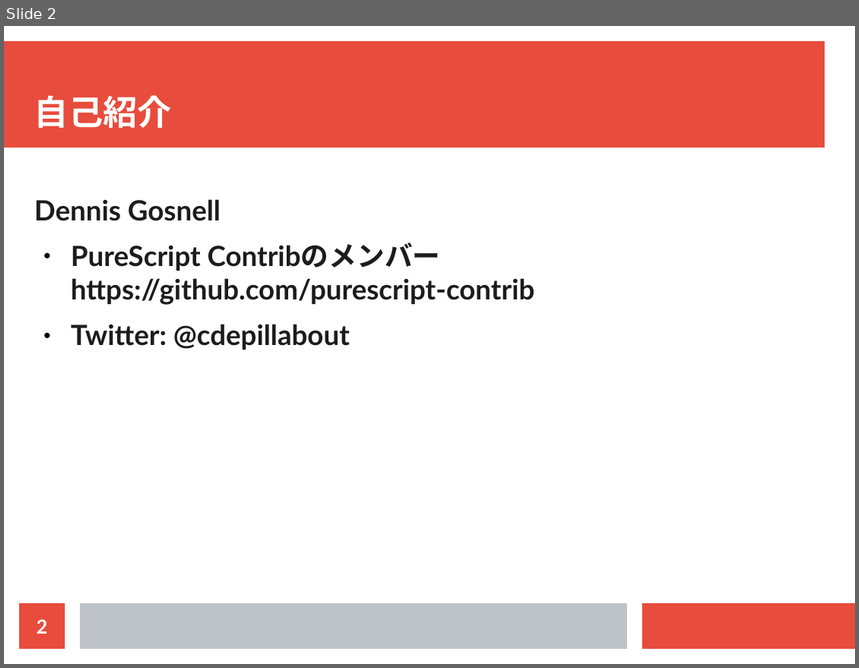
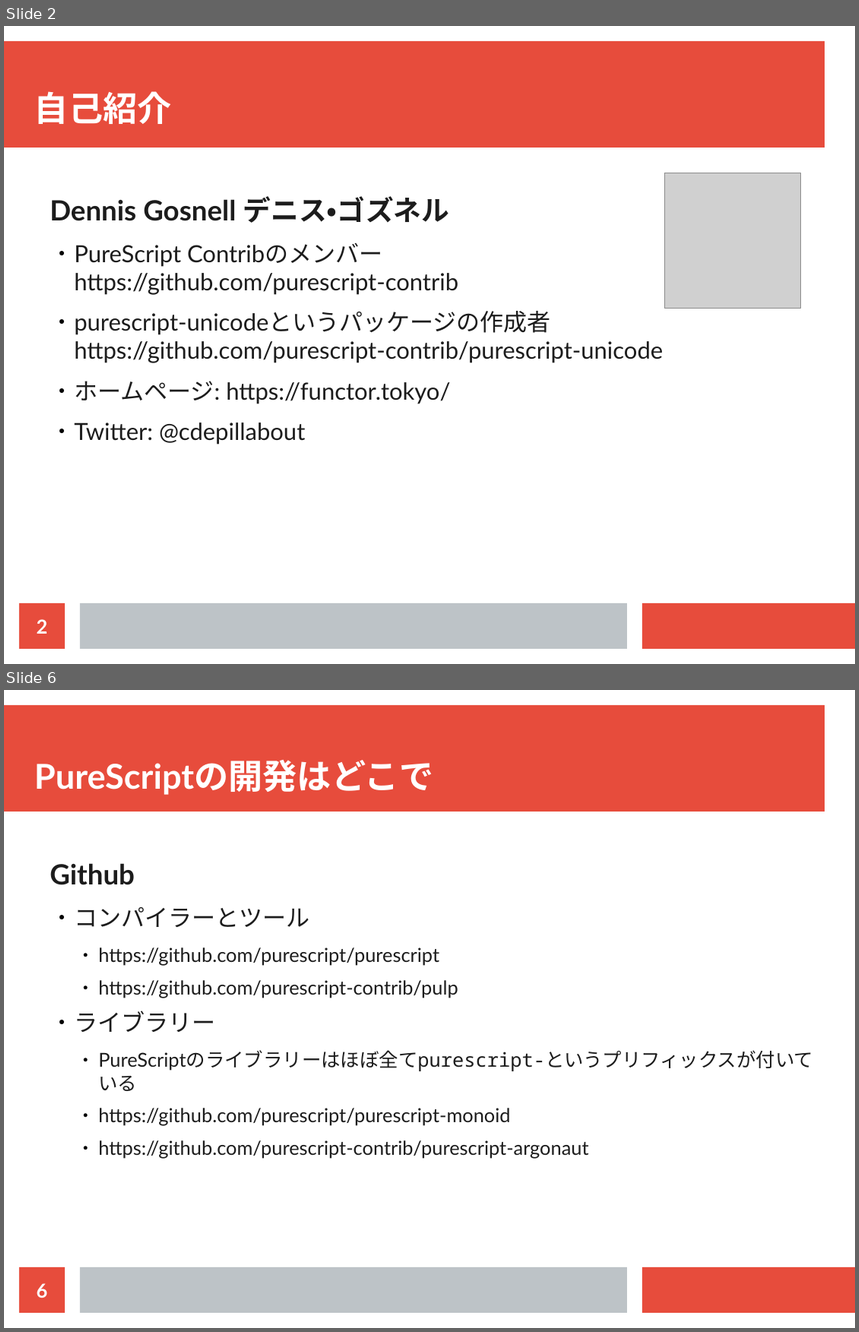
Before and after one commit to cdepillabout/purescript-community-presentation, a slide deck: purescript-community.odp. Shown one above the other, each under a label of ours: slide 2 before the commit, slides 2 and 6 after it; the slides between them are not shown. The pictures are 859x668 and 859x1332 pixels, drawn with LibreOffice and Linux fonts; fonts in the diff are those of the drawing; grey boxes stand for pictures. Boxes give left, top, right and bottom in pixels: in the first picture for what was removed or moved away, otherwise in the second. Text is boxed around its words. In the diff, an @@ line names an element or a change of style, - is before the commit and + after.

```diff
--- a/purescript-community.odp
+++ b/purescript-community.odp
@@ slide 6 added at [4,690,855,1328], background #FFFFFF; not listed: 3 template elements that a slide beside it also shows @@
@@ title added at [34,760,433,795], 32 pt, text #FFFFFF, bold @@
+PureScriptの開発はどこで
@@ text added at [50,863,813,1158], 18 pt, text #1C1C1C @@
+Github
+  ● コンパイラーとツール
+    ● https://github.com/purescript/purescript
+    ● https://github.com/purescript-contrib/pulp
+  ● ライブラリー
+    ● PureScriptのライブラリーはほぼ全てpurescript-というプリフィックスが付いている
+    ● https://github.com/purescript/purescript-monoid
+    ● https://github.com/purescript-contrib/purescript-argonaut
@@ page number added at [19,1268,65,1313], fill #E74C3C, 18 pt, text #FFFFFF, bold @@
+6
@@ slide 2 changed as well @@
@@ title "自己紹介": place and size @@
-title "自己紹介" at [34,95,172,128]
+title "自己紹介" at [34,91,172,124]
@@ picture added at [665,173,801,309] @@
@@ text at [50,196,449,223]: text changed @@
-Dennis Gosnell
+Dennis Gosnell デニス・ゴズネル
@@ text at [74,243,458,445]: size 26 to 22 pt, bold off in "PureScript Contribのメンバー https://github.com/purescript-contri ...", "Twitter: @cdepillabout"; list level 1 to 2 in "PureScript Contribのメンバー https://github.com/purescript-contri ..."; list level 1 to 2 in "Twitter: @cdepillabout" @@
@@ text at [74,311,663,404]: paragraphs added @@
+  ● purescript-unicodeというパッケージの作成者
+    https://github.com/purescript-contrib/purescript-unicode
+  ● ホームページ: https://functor.tokyo/
```
Also in this commit, not shown: 1 other slide changed, 4 other slides added.
